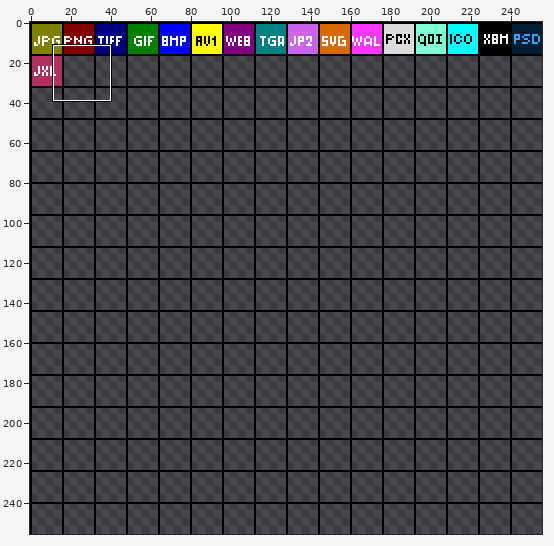
Sprite sheet: icons/map.png. Above, an overview of the earlier version with the close-up marked.
Close-up. Old version:
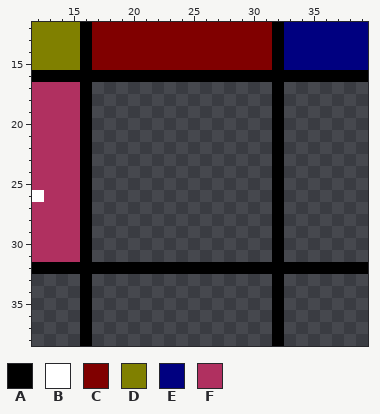
The file is 256x256 pixels. Colours within 5 levels of each other are drawn and written as one. Shown: x 12..39, y 12..38.
Palette (. is transparent): A #000000  B #ffffff  C #800000  D #808000  E #000080  F #b03060
Pixels before, first column x 12:
12 DDDDACCCCCCCCCCCCCCCAEEEEEEE
13 DDDDACCCCCCCCCCCCCCCAEEEEEEE
14 DDDDACCCCCCCCCCCCCCCAEEEEEEE
15 DDDDACCCCCCCCCCCCCCCAEEEEEEE
16 AAAAAAAAAAAAAAAAAAAAAAAAAAAA
17 FFFFA...............A.......
18 FFFFA...............A.......
19 FFFFA...............A.......
20 FFFFA...............A.......
21 FFFFA...............A.......
22 FFFFA...............A.......
23 FFFFA...............A.......
24 FFFFA...............A.......
25 FFFFA...............A.......
26 BFFFA...............A.......
27 FFFFA...............A.......
28 FFFFA...............A.......
29 FFFFA...............A.......
30 FFFFA...............A.......
31 FFFFA...............A.......
32 AAAAAAAAAAAAAAAAAAAAAAAAAAAA
33 ....A...............A.......
34 ....A...............A.......
35 ....A...............A.......
36 ....A...............A.......
37 ....A...............A.......
38 ....A...............A.......
New version:
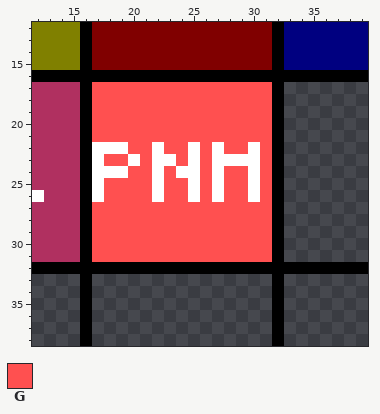
Colours new in this view: G #ff5050
From the commit log: Added PNM icon in the map
The exact change:
{"y":17,"x":17,"old":"...............","new":"GGGGGGGGGGGGGGG"}
{"y":18,"x":17,"old":"...............","new":"GGGGGGGGGGGGGGG"}
{"y":19,"x":17,"old":"...............","new":"GGGGGGGGGGGGGGG"}
{"y":20,"x":17,"old":"...............","new":"GGGGGGGGGGGGGGG"}
{"y":21,"x":17,"old":"...............","new":"GGGGGGGGGGGGGGG"}
{"y":22,"x":17,"old":"...............","new":"BBBGGBGGBGBGGBG"}
{"y":23,"x":17,"old":"...............","new":"BGGBGBBGBGBBBBG"}
{"y":24,"x":17,"old":"...............","new":"BBBGGBGBBGBGGBG"}
{"y":25,"x":17,"old":"...............","new":"BGGGGBGGBGBGGBG"}
{"y":26,"x":17,"old":"...............","new":"BGGGGBGGBGBGGBG"}
{"y":27,"x":17,"old":"...............","new":"GGGGGGGGGGGGGGG"}
{"y":28,"x":17,"old":"...............","new":"GGGGGGGGGGGGGGG"}
{"y":29,"x":17,"old":"...............","new":"GGGGGGGGGGGGGGG"}
{"y":30,"x":17,"old":"...............","new":"GGGGGGGGGGGGGGG"}
{"y":31,"x":17,"old":"...............","new":"GGGGGGGGGGGGGGG"}
